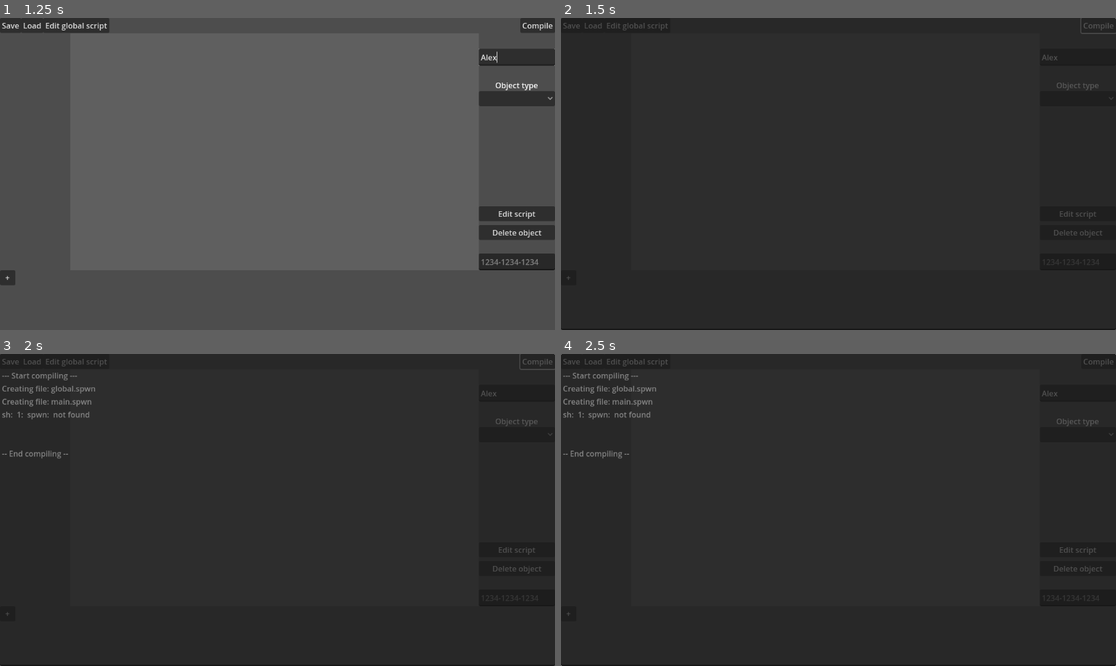
Above: before the commit, frames 1-4 (two rows, left to right).
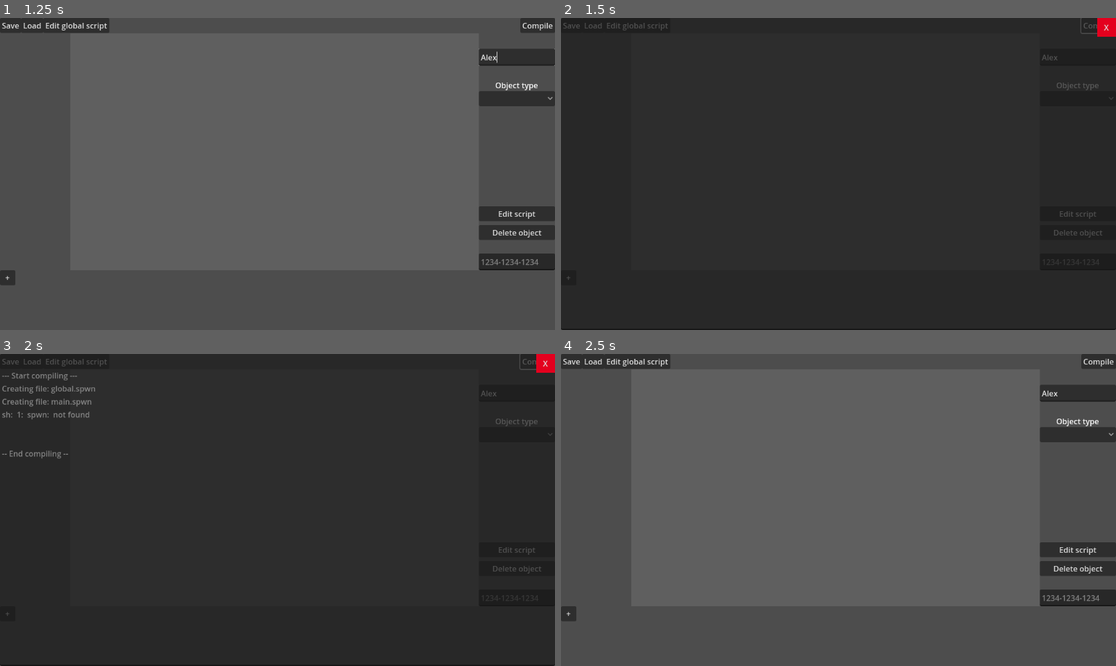
Above: after the commit, the same moments.

Repository: dash-engine/Dash-Engine
Game: Godot game, scene res://main.tscn
Same seed, same stepped clock (60 frames per second), same inputs: the game is played once before the commit and once after it.
Inputs (mouse positions are in pixels of both pictures, inside the frame that each line leads up to):
- Up to frame 1 (1.25 s): click (516, 58) at 0.52 s; type "Alex" at 0.6 s
- Up to frame 2 (1.5 s): click "Compile" at 1.25 s
- Up to frame 3 (2 s): no input
- Up to frame 4 (2.5 s): click (1104, 363) at 2 s, where only the run after the commit has a clickable "X"

Frame 1 is identical in both runs. In frame 2, 0.2% of the frame differs, in the area x 96-100%, y 0-7%; in frame 3, 0.2%; in frame 4, 95%, in the area x 0-100%, y 0-100%.
Error before the commit: Attempt to call function 'get_open_error' in base 'null instance' on a null instance. (res://scripts/compiler.gd:97)
Error after the commit: Attempt to call function 'get_open_error' in base 'null instance' on a null instance. (res://scripts/compiler.gd:98)

Commit message:
Close output button

Diff:
--- a/scenes/output.tscn
+++ b/scenes/output.tscn
@@ -1,9 +1,41 @@
-[gd_scene load_steps=2 format=3 uid="uid://bhgwkcbd6mka5"]
+[gd_scene load_steps=7 format=3 uid="uid://bhgwkcbd6mka5"]
 
 [ext_resource type="Script" path="res://scripts/output.gd" id="1_j4b86"]
+
+[sub_resource type="StyleBoxEmpty" id="StyleBoxEmpty_gvm7n"]
+
+[sub_resource type="StyleBoxFlat" id="StyleBoxFlat_kme0q"]
+bg_color = Color(0.999731, 0.0580776, 0.152131, 1)
+
+[sub_resource type="StyleBoxFlat" id="StyleBoxFlat_2ew2r"]
+bg_color = Color(0.665808, 0, 0.077931, 1)
+
+[sub_resource type="StyleBoxFlat" id="StyleBoxFlat_1uxkl"]
+bg_color = Color(0.89324, 0.000221498, 0.119953, 1)
+
+[sub_resource type="GDScript" id="GDScript_v2xap"]
+script/source = "extends Button
+
+func _on_pressed() -> void:
+	get_parent().queue_free()
+"
 
 [node name="output" type="TextEdit"]
 offset_right = 1152.0
 offset_bottom = 648.0
 editable = false
 script = ExtResource("1_j4b86")
+
+[node name="close" type="Button" parent="."]
+layout_mode = 0
+offset_left = 1113.0
+offset_right = 1152.0
+offset_bottom = 39.0
+theme_override_styles/focus = SubResource("StyleBoxEmpty_gvm7n")
+theme_override_styles/hover = SubResource("StyleBoxFlat_kme0q")
+theme_override_styles/pressed = SubResource("StyleBoxFlat_2ew2r")
+theme_override_styles/normal = SubResource("StyleBoxFlat_1uxkl")
+text = "X"
+script = SubResource("GDScript_v2xap")
+
+[connection signal="pressed" from="close" to="close" method="_on_pressed"]
--- a/scripts/compiler.gd
+++ b/scripts/compiler.gd
@@ -21,7 +21,7 @@
 					// GENERATED WITH GEOMETRY DASH GAME ENGINE
 					let engineVersion = "1.0";
 					let Game = import "core.spwn";
-					Game.compileWatermark();
+					Game.showWatermark();
 					"""
 
 	for object_id in Global.project["objects"]:
@@ -63,6 +63,7 @@
 		object_%s.execute();\n""" % [uid, type, pos.x, pos.y, rotation, scene_group, current_scene, uid.replace("-", "_")]
 	create_spwn("main", main_script)
 	compileCommand()
+	print(main_script)
 	Global.addToOutput("-- End compiling --",true)
 
 func _ready() -> void:
